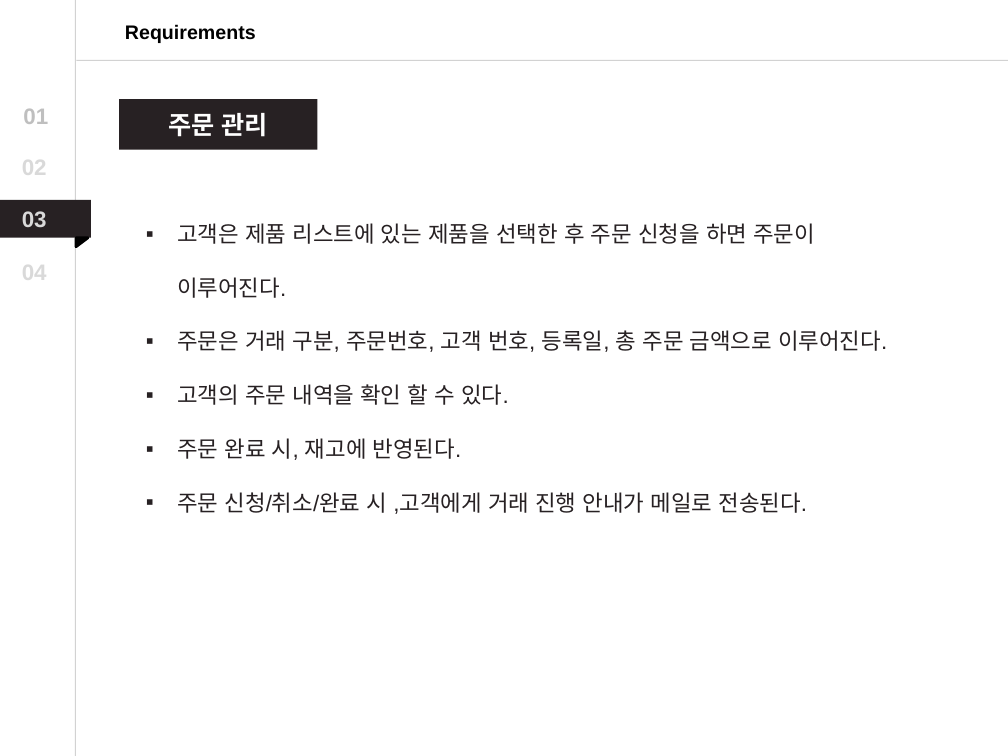
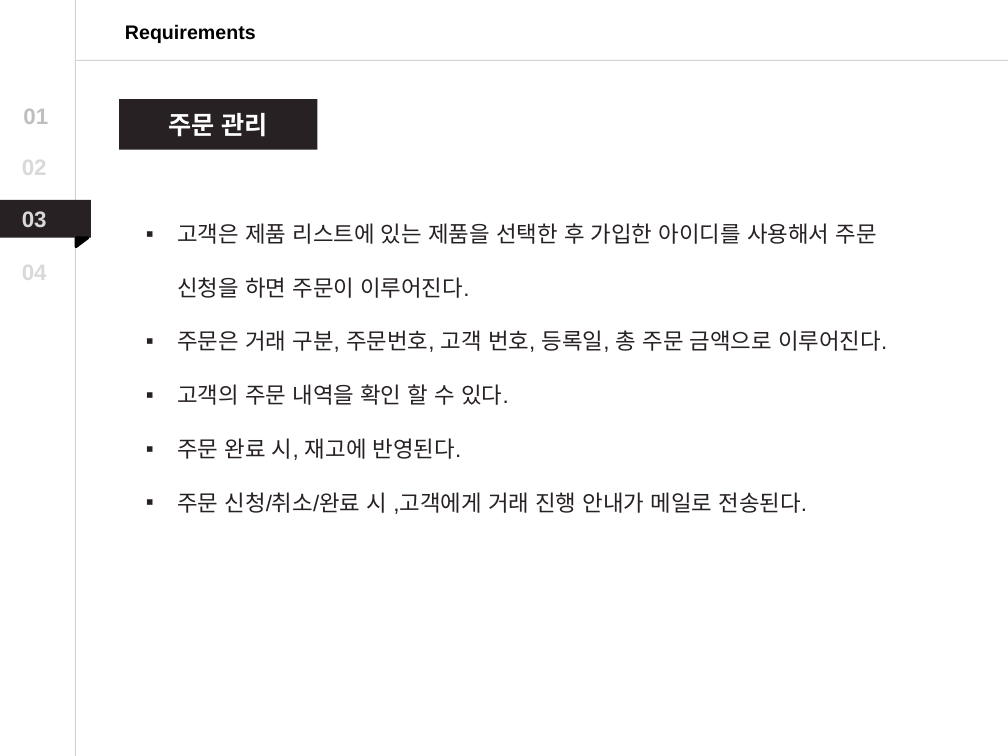
Before and after one commit to Dong-Jun-Shin/COMP_project, a slide deck: slide 9 of ReadMe/COMP_Project_ppt.pptx. Drawn at 1008x756 pixels with LibreOffice and Linux fonts; fonts in the diff are those of the drawing. Boxes give left, top, right and bottom in pixels: in the first picture for what was removed or moved away, otherwise in the second. Text is boxed around its words. In the diff, an @@ line names an element or a change of style, - is before the commit and + after.

```diff
--- a/ReadMe/COMP_Project_ppt.pptx
+++ b/ReadMe/COMP_Project_ppt.pptx
@@ text at [177,223,877,298]: text changed @@
-▪ 고객은 제품 리스트에 있는 제품을 선택한 후 주문 신청을 하면 주문이 이루어진다.
+▪ 고객은 제품 리스트에 있는 제품을 선택한 후 가입한 아이디를 사용해서 주문 신청을 하면 주문이 이루어진다.
```
Also in this commit, not shown: 8 other slides changed, 1 slide added, 3 other files.
